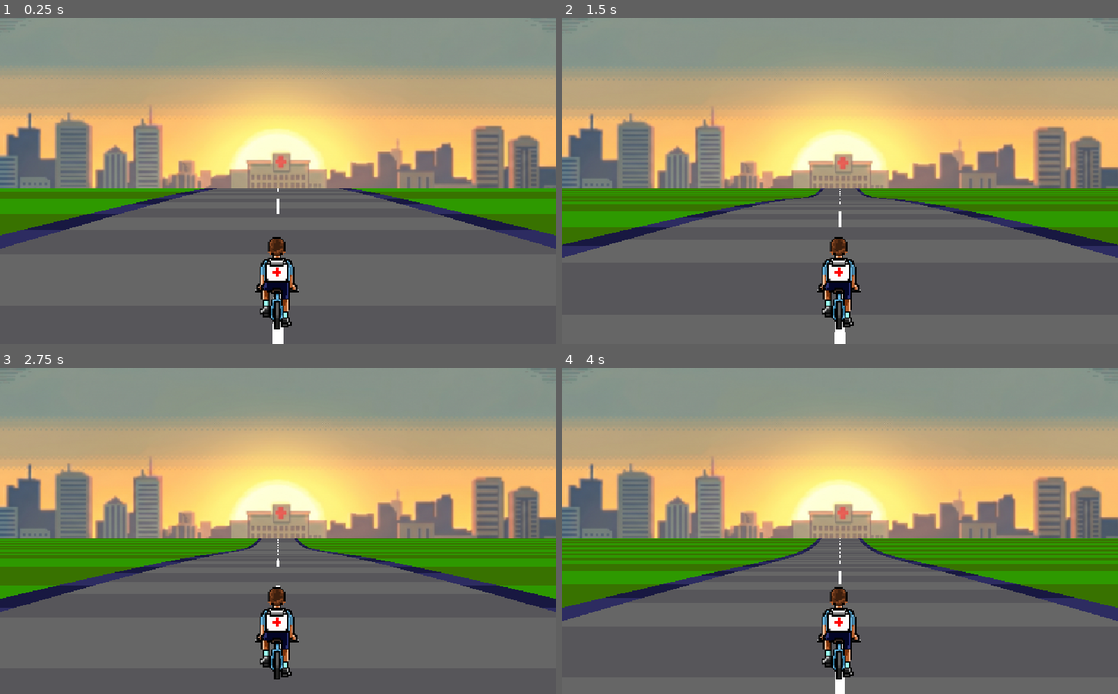
Above: before the commit, frames 1-4 (two rows, left to right).
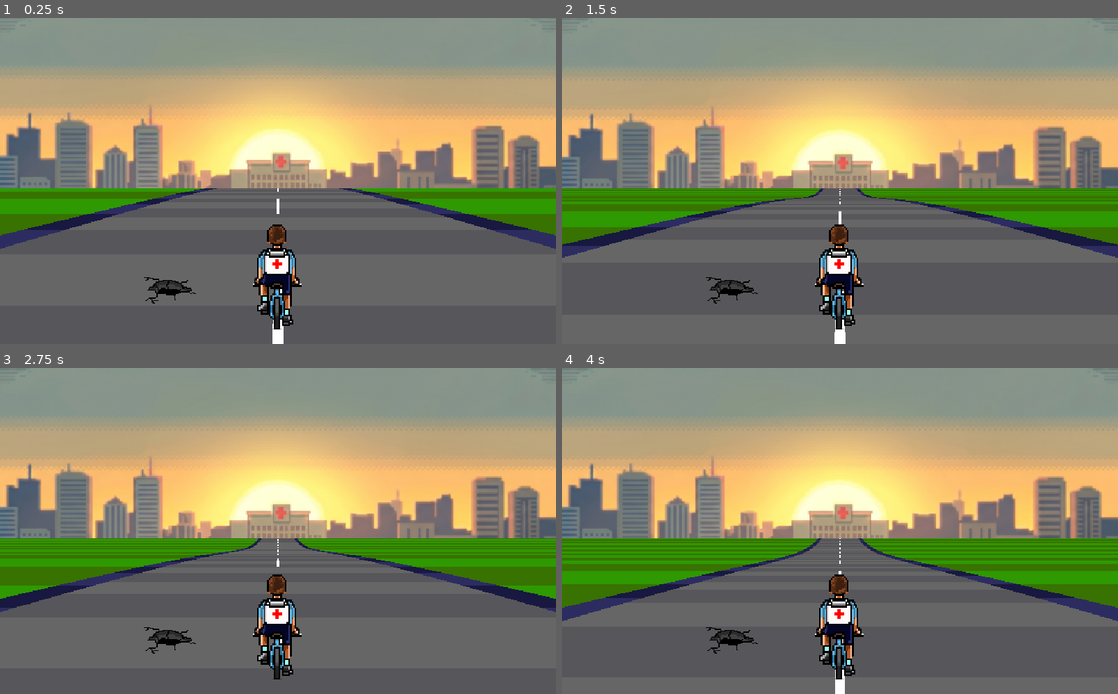
Above: after the commit, the same moments.

Repository: AnaLuizaS4ntos/Corrida_vital_v1
Game: Godot game, scene res://scenes/cena_Rua.tscn
The game is run twice, just before and just after one commit, with the same random seed, the same clock (stepped at 60 frames per second) and the same inputs.
Inputs:
- Up to frame 1 (0.25 s): no input
- Up to frame 2 (1.5 s): tap Enter at 0.5 s; hold Up (ui_up) 0.53-1.28 s; hold Down (ui_down) from 1.28 s (still down)
- Up to frame 3 (2.75 s): release Down (ui_down) at 2.03 s; hold Up (ui_up) from 2.03 s (still down)
- Up to frame 4 (4 s): release Up (ui_up) at 3.53 s; hold Down (ui_down) from 3.53 s (still down)

The runs differ from the first frame. In frame 1, 1.7% of the frame differs, in the area x 25-55%, y 63-96%; in frame 2, 1.7%; in frame 3, 1.7%; in frame 4, 1.7%.

Commit message:
subindo player

Diff:
--- a/project.godot
+++ b/project.godot
@@ -21,6 +21,19 @@
 window/size/viewport_height=600
 window/stretch/mode="canvas_items"
 
+[input]
+
+left={
+"deadzone": 0.2,
+"events": [Object(InputEventKey,"resource_local_to_scene":false,"resource_name":"","device":0,"window_id":0,"alt_pressed":false,"shift_pressed":false,"ctrl_pressed":false,"meta_pressed":false,"pressed":false,"keycode":0,"physical_keycode":4194319,"key_label":0,"unicode":0,"location":0,"echo":false,"script":null)
+]
+}
+right={
+"deadzone": 0.2,
+"events": [Object(InputEventKey,"resource_local_to_scene":false,"resource_name":"","device":0,"window_id":0,"alt_pressed":false,"shift_pressed":false,"ctrl_pressed":false,"meta_pressed":false,"pressed":false,"keycode":0,"physical_keycode":4194321,"key_label":0,"unicode":0,"location":0,"echo":false,"script":null)
+]
+}
+
 [physics]
 
 3d/physics_engine="Jolt Physics"
--- a/scenes/cena_Rua.tscn
+++ b/scenes/cena_Rua.tscn
@@ -3,28 +3,8 @@
 [ext_resource type="Script" uid="uid://dl2otafkeoyte" path="res://scr/cena_rua.gd" id="1_gpi17"]
 [ext_resource type="Texture2D" uid="uid://j3c106oa70si" path="res://assets/Captura de tela 2026-05-15 012241.png" id="1_jfhvc"]
 [ext_resource type="Texture2D" uid="uid://x78ngnooahto" path="res://assets/player/sprite 1 (2).png" id="3_lrpq3"]
-
-[sub_resource type="AtlasTexture" id="AtlasTexture_r528x"]
-atlas = ExtResource("3_lrpq3")
-region = Rect2(0, 0, 768, 768)
-
-[sub_resource type="AtlasTexture" id="AtlasTexture_x48ou"]
-atlas = ExtResource("3_lrpq3")
-region = Rect2(0, 768, 768, 768)
-
-[sub_resource type="SpriteFrames" id="SpriteFrames_hausg"]
-animations = [{
-"frames": [{
-"duration": 1.0,
-"texture": SubResource("AtlasTexture_r528x")
-}, {
-"duration": 1.0,
-"texture": SubResource("AtlasTexture_x48ou")
-}],
-"loop": true,
-"name": &"up",
-"speed": 5.0
-}]
+[ext_resource type="Texture2D" uid="uid://du38qyx5id7fj" path="res://assets/buraco/pixilart-sprite (1).png" id="4_r528x"]
+[ext_resource type="PackedScene" uid="uid://c2t3rfxbtl1hq" path="res://scenes/player.tscn" id="5_x48ou"]
 
 [node name="Pseudo_3D" type="Node2D" unique_id=711295868]
 script = ExtResource("1_gpi17")
@@ -37,13 +17,14 @@
 region_enabled = true
 region_rect = Rect2(0.635, 2.145, 1176, 374)
 
-[node name="AnimatedSprite2D" type="AnimatedSprite2D" parent="." unique_id=2132593076]
-position = Vector2(510, 488.99997)
-scale = Vector2(0.22265622, 0.22265622)
-sprite_frames = SubResource("SpriteFrames_hausg")
-animation = &"up"
-
 [node name="Sprite1(2)" type="Sprite2D" parent="." unique_id=620600456]
 visible = false
 position = Vector2(-250, 176)
 texture = ExtResource("3_lrpq3")
+
+[node name="PixilartSprite(1)" type="Sprite2D" parent="." unique_id=1900288404]
+position = Vector2(366, 496)
+scale = Vector2(0.15767047, 0.15767047)
+texture = ExtResource("4_r528x")
+
+[node name="Player" parent="." unique_id=1908479447 instance=ExtResource("5_x48ou")]
--- /dev/null
+++ b/scenes/menu.tscn
@@ -0,0 +1,3 @@
+[gd_scene format=3 uid="uid://bsqsm23j812rk"]
+
+[node name="Menu" type="Node2D" unique_id=1069731170]
--- /dev/null
+++ b/scenes/player.gd
@@ -0,0 +1,11 @@
+extends Node2D
+
+
+# Called when the node enters the scene tree for the first time.
+func _ready() -> void:
+	pass # Replace with function body.
+
+
+# Called every frame. 'delta' is the elapsed time since the previous frame.
+func _process(delta: float) -> void:
+	pass
--- a/scenes/player.tscn
+++ b/scenes/player.tscn
@@ -1,3 +1,35 @@
-[gd_scene format=3 uid="uid://djsh1a537tf1l"]
+[gd_scene format=3 uid="uid://c2t3rfxbtl1hq"]
+
+[ext_resource type="Texture2D" uid="uid://x78ngnooahto" path="res://assets/player/sprite 1 (2).png" id="1_3vyb7"]
+[ext_resource type="Script" uid="uid://bgyht57va7b6b" path="res://scenes/player.gd" id="1_g2els"]
+
+[sub_resource type="AtlasTexture" id="AtlasTexture_g2els"]
+atlas = ExtResource("1_3vyb7")
+region = Rect2(0, 0, 768, 768)
+
+[sub_resource type="AtlasTexture" id="AtlasTexture_qhqgy"]
+atlas = ExtResource("1_3vyb7")
+region = Rect2(0, 768, 768, 768)
+
+[sub_resource type="SpriteFrames" id="SpriteFrames_dqkch"]
+animations = [{
+"frames": [{
+"duration": 1.0,
+"texture": SubResource("AtlasTexture_g2els")
+}, {
+"duration": 1.0,
+"texture": SubResource("AtlasTexture_qhqgy")
+}],
+"loop": true,
+"name": &"default",
+"speed": 5.0
+}]
 
 [node name="Player" type="Node2D" unique_id=1908479447]
+script = ExtResource("1_g2els")
+
+[node name="AnimatedSprite2D" type="AnimatedSprite2D" parent="." unique_id=1213455561]
+position = Vector2(510, 477)
+scale = Vector2(0.25, 0.25)
+sprite_frames = SubResource("SpriteFrames_dqkch")
+frame_progress = 0.6346509
--- a/scr/cena_rua.gd
+++ b/scr/cena_rua.gd
@@ -53,7 +53,7 @@
 	pos += seg * direction
 
 func _draw_road(color: Color, x1: float, y1: float, w1: float, x2: float, y2: float, w2: float) -> void:
-	# Definindo os 4 pontos do trapézio (A, B, C, D)
+	#definindo os 4 pontos do trapézio (A, B, C, D)
 	var a = Vector2(x1 - w1, y1)
 	var b = Vector2(x2 - w2, y2)
 	var c = Vector2(x2 + w2, y2)
@@ -126,5 +126,3 @@
 		_draw_road(border, p.px, p.py, p.pw*1.2, l.px, l.py, l.pw * 1.2)
 		_draw_road(road_col, p.px, p.py, p.pw, l.px, l.py, l.pw)
 		_draw_road(strip, p.px, p.py, p.pw*0.01, l.px, l.py, l.pw * 0.01)
-
-# Called every frame. 'delta' is the elapsed time since the previous frame.
Binary file added: assets/buraco/pixilart-sprite (1).png
Not shown, added: assets/buraco/pixilart-sprite (1).png.import
Not shown, added: scenes/player.gd.uid
